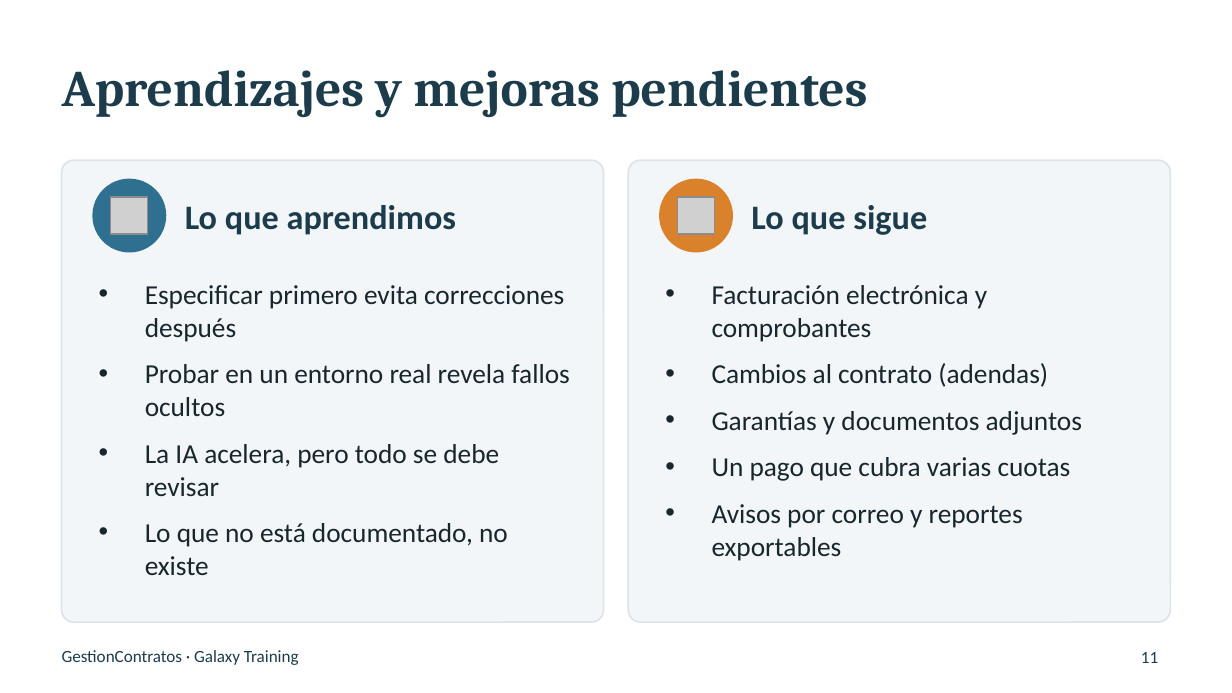
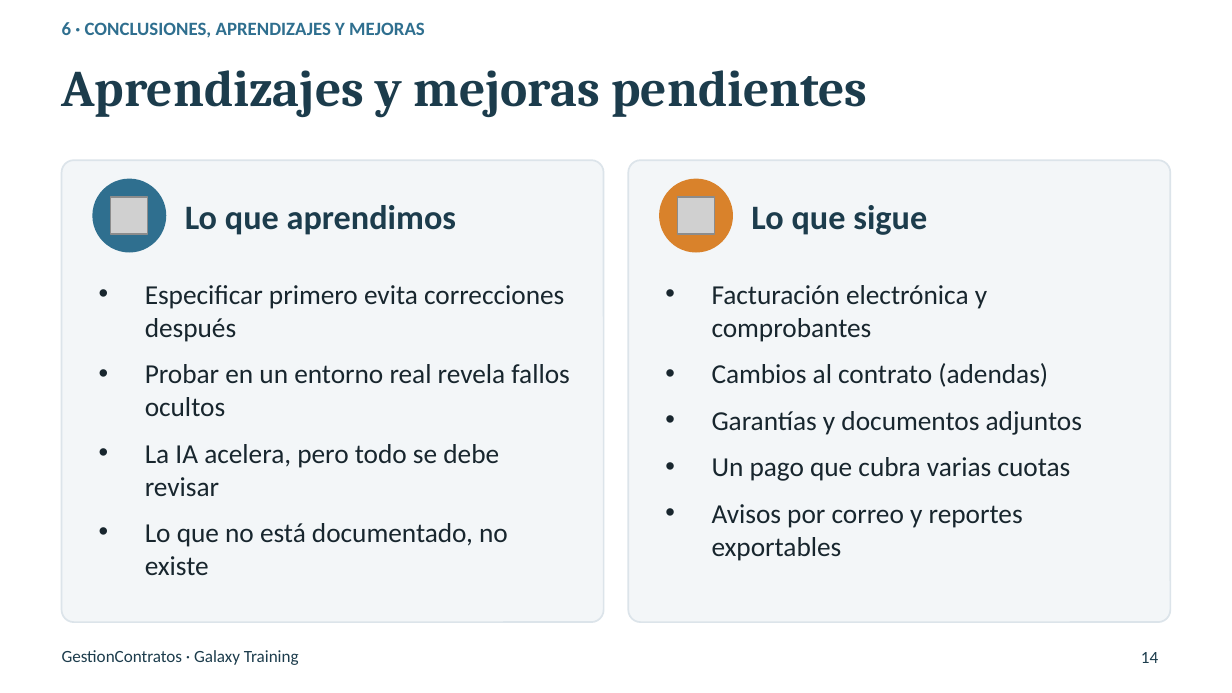
Before and after one commit to yurigrandez/ProyectoIntegrador, a slide deck: slide 14 of Presentacion/Presentacion_Final_GestionContratos.pptx (slide 11 before the commit). Drawn at 1232x693 pixels with LibreOffice and Linux fonts; fonts in the diff are those of the drawing; grey boxes stand for pictures; background and template pictures are left out. Boxes give left, top, right and bottom in pixels: in the first picture for what was removed or moved away, otherwise in the second. Text is boxed around its words. In the diff, an @@ line names an element or a change of style, - is before the commit and + after.

```diff
--- a/Presentacion/Presentacion_Final_GestionContratos.pptx
+++ b/Presentacion/Presentacion_Final_GestionContratos.pptx
@@ text added at bbox=[62, 22, 425, 37], 11 pt, text #2F6F8F, bold @@
+6 · CONCLUSIONES, APRENDIZAJES Y MEJORAS
@@ page number at bbox=[1141, 652, 1158, 663]: text changed @@
-11
+14
```
Also in this commit, not shown: 9 other slides changed, 4 slides added, 1 slide removed.
